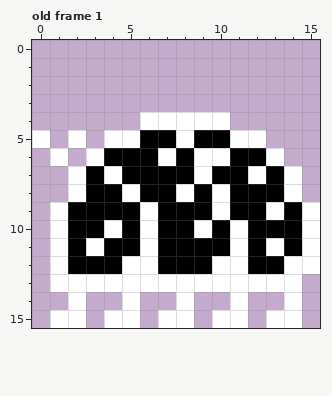
File history of a pixel-art file, Assets/Sprites/Enemies/Pillbug.aseprite. The picture above is the old version.
16x16 pixels, 1 frame. Shown: old frame 1. The commit also changed other frames, which this record leaves out.
The same view after the edit:
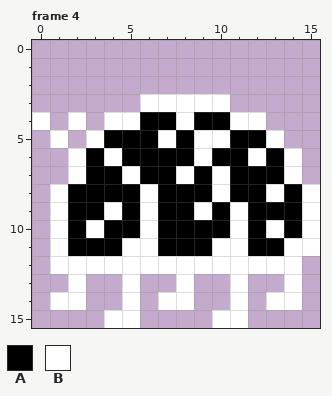
Palette (. is transparent): A #000000  B #ffffff
A new or re-ordered frame is compared with the old frame closest to it.
The exact change:
{"change": "frames 1 -> 4"}
{"where": "frame 4 is new; against old frame 1, layer \"Layer 1\""}
{"frame":4,"y":3,"x":6,"old":".....","new":"BBBBB"}
{"frame":4,"y":4,"x":0,"old":".","new":"B"}
{"frame":4,"y":4,"x":2,"old":".","new":"B"}
{"frame":4,"y":4,"x":4,"old":"..BB","new":"BBAA"}
{"frame":4,"y":4,"x":9,"old":"BB..","new":"AABB"}
{"frame":4,"y":5,"x":0,"old":"B.B.BB","new":".B.BAA"}
{"frame":4,"y":5,"x":7,"old":"ABAABB.","new":"BABBAAB"}
{"frame":4,"y":6,"x":1,"old":"B.BA","new":".BAB"}
{"frame":4,"y":6,"x":7,"old":"B","new":"A"}
{"frame":4,"y":6,"x":10,"old":"B","new":"A"}
{"frame":4,"y":6,"x":12,"old":"AB.","new":"BAB"}
{"frame":4,"y":7,"x":4,"old":"BA","new":"AB"}
{"frame":4,"y":7,"x":8,"old":"ABA","new":"BAB"}
{"frame":4,"y":7,"x":12,"old":"B","new":"A"}
{"frame":4,"y":8,"x":1,"old":".B","new":"BA"}
{"frame":4,"y":8,"x":5,"old":"BA","new":"AB"}
{"frame":4,"y":8,"x":8,"old":"B","new":"A"}
{"frame":4,"y":8,"x":13,"old":"AB.","new":"BAB"}
{"frame":4,"y":9,"x":4,"old":"A","new":"B"}
{"frame":4,"y":9,"x":9,"old":"ABA","new":"BAB"}
{"frame":4,"y":9,"x":13,"old":"B","new":"A"}
{"frame":4,"y":10,"x":3,"old":"AB","new":"BA"}
{"frame":4,"y":10,"x":9,"old":"B","new":"A"}
{"frame":4,"y":10,"x":13,"old":"A","new":"B"}
{"frame":4,"y":11,"x":3,"old":"B","new":"A"}
{"frame":4,"y":11,"x":5,"old":"A","new":"B"}
{"frame":4,"y":11,"x":10,"old":"A","new":"B"}
{"frame":4,"y":11,"x":13,"old":"BA","new":"AB"}
{"frame":4,"y":12,"x":2,"old":"AAA","new":"BBB"}
{"frame":4,"y":12,"x":7,"old":"AAA","new":"BBB"}
{"frame":4,"y":12,"x":12,"old":"AA","new":"BB"}
{"frame":4,"y":12,"x":15,"old":"B","new":"."}
{"frame":4,"y":13,"x":1,"old":"B","new":"."}
{"frame":4,"y":13,"x":3,"old":"BB","new":".."}
{"frame":4,"y":13,"x":6,"old":"BB","new":".."}
{"frame":4,"y":13,"x":9,"old":"BB","new":".."}
{"frame":4,"y":13,"x":12,"old":"BB","new":".."}
{"frame":4,"y":14,"x":1,"old":".","new":"B"}
{"frame":4,"y":14,"x":7,"old":".","new":"B"}
{"frame":4,"y":14,"x":13,"old":".","new":"B"}
{"frame":4,"y":15,"x":1,"old":"BB","new":".."}
{"frame":4,"y":15,"x":7,"old":"BB","new":".."}
{"frame":4,"y":15,"x":13,"old":"BB","new":".."}
